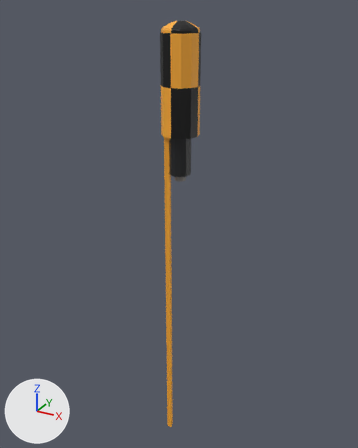
The FBX model Assets/FireworksMania/ModSamples/Models/Rocket_DummyRocket.fbx as it was, and as the next commit left it.
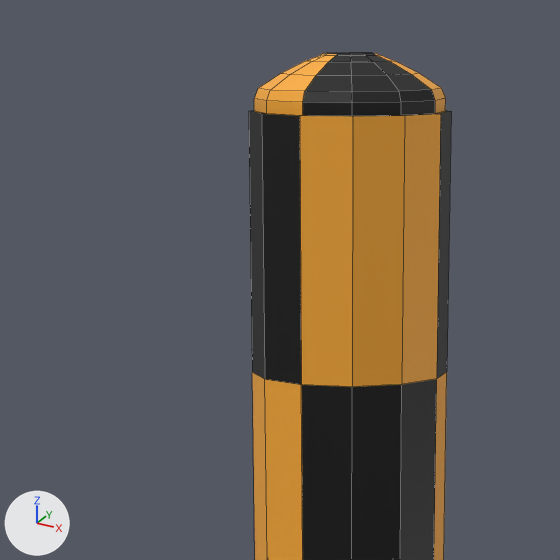
Old and new are each drawn whole from a 50 mm camera at (0.494, -0.905, 0.346) aimed at (-0.018, 0.026, -0.119) and again close up on the part from 31% to 62% of the width and 2% to 28% of the height. The lights are fixed; the arrows at lower left show +X, +Y and +Z. The close-ups show mesh edges as thin lines. Where no turn or scale is listed for an object, it has been applied to the vertices.

Script lines for the objects in view, before the commit:
```python
me_rocket_cobber905_white_body_001 = bpy.data.meshes.new('Rocket_Cobber905_White_Body.001')
me_rocket_cobber905_white_body_001.from_pydata(...)  # 198 vertices, 187 faces; spans x -0.04..0.04, y -0.04..0.04, z -0.716..0.321
me_rocket_cobber905_white_body_001.materials.append(mat_material_town_base_001)  # picture img_fireworks_texture_01_png
ob_rocket_dummyrocket = bpy.data.objects.new('Rocket_DummyRocket', me_rocket_cobber905_white_body_001)
ob_rocket_dummyrocket.location = (0.0, 0.0, 0.0)
```
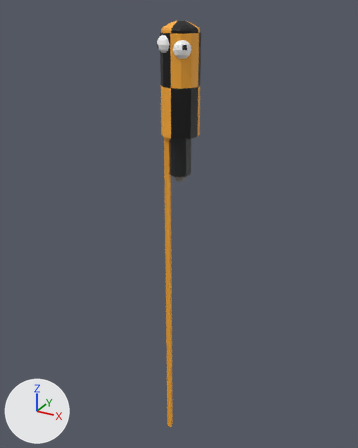
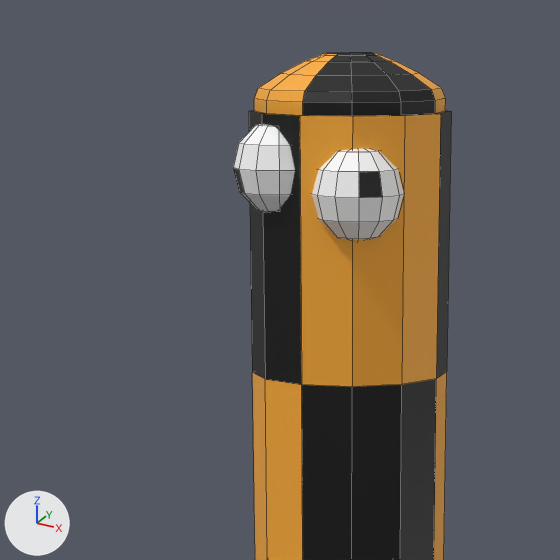
What differs and where, as boxes [x1, y1, x2, y2] in the close-ups (560 x 560 px):
'Rocket_DummyRocket', reshaped: before [249, 53, 451, 560]; after [233, 53, 451, 560]
part 1 of me_rocket_cobber905_white_body_001, added: after [233, 124, 295, 212]
part 2 of me_rocket_cobber905_white_body_001, added: after [312, 149, 404, 240]

The change, as a list of edits to the scene's bpy script:
```text
Change me_rocket_cobber905_white_body_001:
    used by ob_rocket_dummyrocket; location = (0.0, 0.0, 0.0)
    remove me_rocket_cobber905_white_body_001.from_pydata(...)  # 198 vertices, 187 faces; spans x -0.04..0.04, y -0.04..0.04, z -0.716..0.321
    add me_rocket_cobber905_white_body_001.from_pydata(...)  # 272 vertices, 258 faces; spans x -0.04..0.04, y -0.047..0.04, z -0.716..0.321
    me_rocket_cobber905_white_body_001 part 1: a new loose piece of 37 vertices spanning x -0.034..-0.001, y -0.046..-0.019, z 0.261..0.298, in mat_material_town_base_001 (picture img_fireworks_texture_01_png)
    me_rocket_cobber905_white_body_001 part 2: a new loose piece of 37 vertices spanning x 0.003..0.037, y -0.047..-0.02, z 0.253..0.289, in mat_material_town_base_001 (picture img_fireworks_texture_01_png)
```
